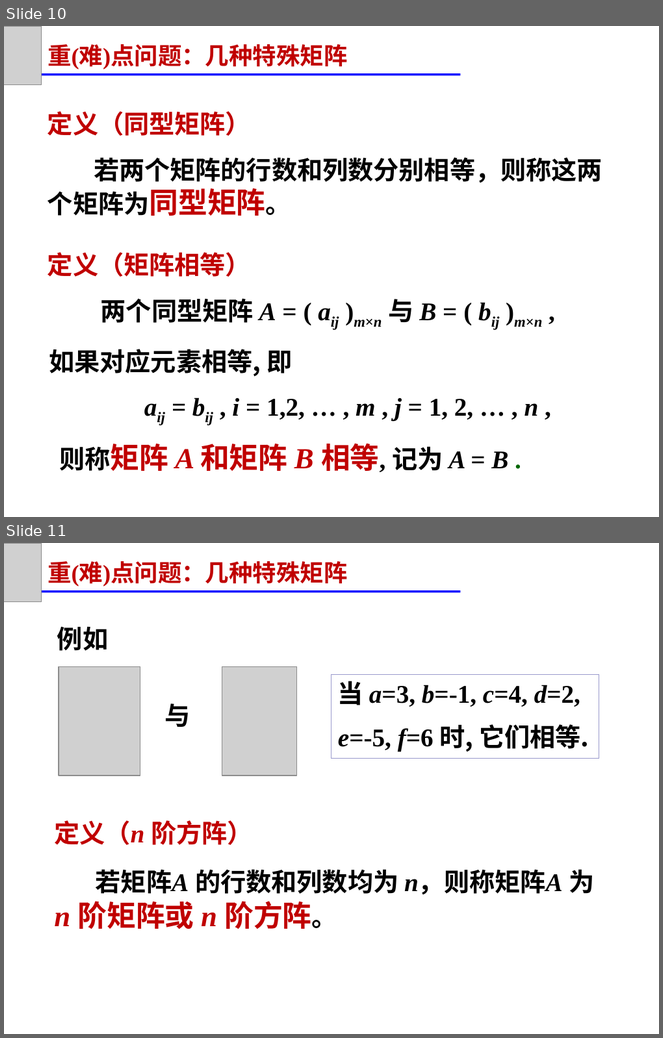
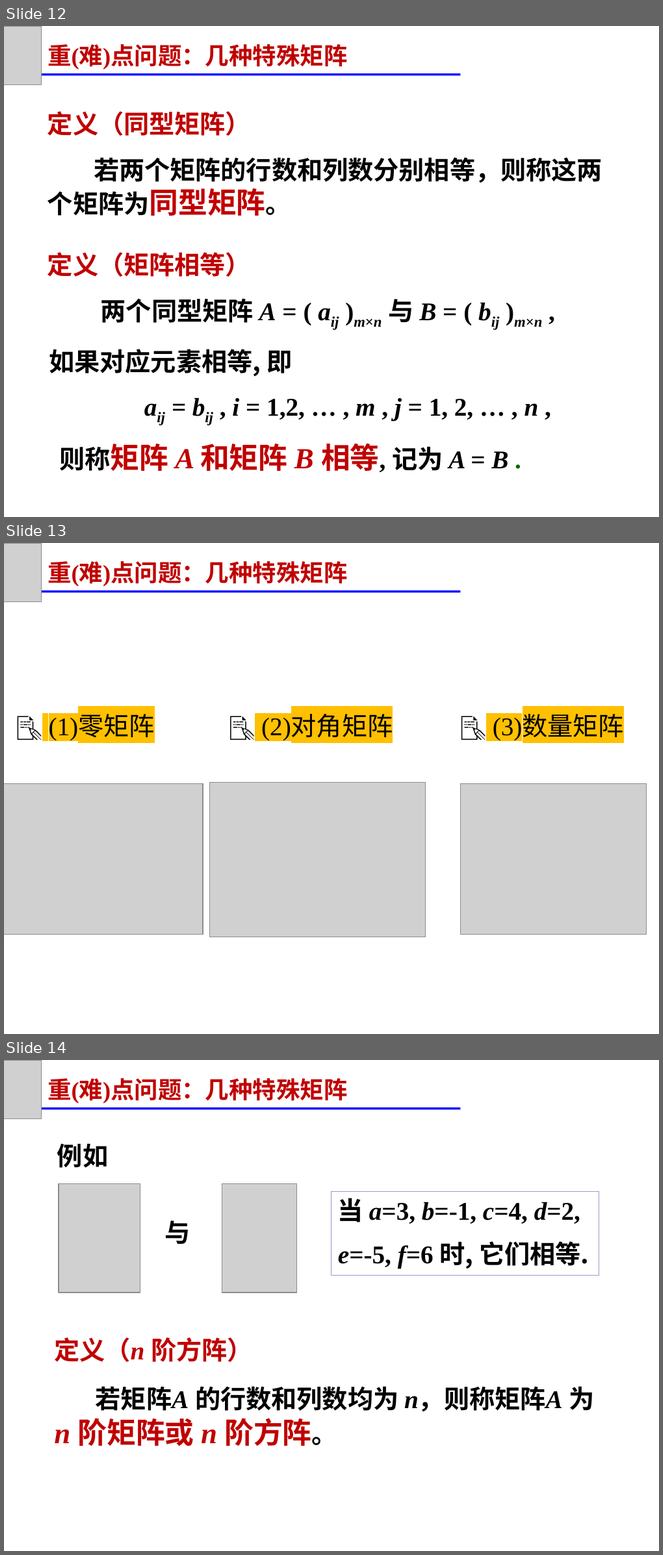
Before and after one commit to zeemeil/zeemeil.github.io, a slide deck: files/2025_2_LM/1021_0201.pptx. Shown one above the other, each under a label of ours: slides 10 and 11 before the commit, slides 12, 13 and 14 after it. The pictures are 663x1038 and 663x1555 pixels, drawn with LibreOffice and Linux fonts; fonts in the diff are those of the drawing; grey boxes stand for pictures. Boxes give left, top, right and bottom in pixels: in the first picture for what was removed or moved away, otherwise in the second. Text is boxed around its words. In the diff, an @@ line names an element or a change of style, - is before the commit and + after.

```diff
--- a/files/2025_2_LM/1021_0201.pptx
+++ b/files/2025_2_LM/1021_0201.pptx
@@ slide 13 added at (x1=4, y1=543, x2=659, y2=1034), background #FFFFFF @@
@@ picture added at (x1=4, y1=543, x2=41, y2=602) @@
@@ text added at (x1=48, y1=561, x2=347, y2=587), 26 pt, text #C00000, bold @@
+重(难)点问题：几种特殊矩阵
@@ line added from (10, 592) to (461, 592), #0000FF 2.25 pt @@
@@ text added at (x1=49, y1=716, x2=155, y2=741), 28 pt, text #000000 @@
+📝 (1)零矩阵
@@ text added at (x1=261, y1=716, x2=393, y2=741), 28 pt, text #000000 @@
+📝 (2)对角矩阵
@@ text added at (x1=493, y1=716, x2=624, y2=741), 28 pt, text #000000 @@
+📝 (3)数量矩阵
@@ picture added at (x1=4, y1=784, x2=203, y2=935) @@
@@ picture added at (x1=210, y1=782, x2=425, y2=937) @@
@@ picture added at (x1=461, y1=784, x2=647, y2=935) @@
@@ what was slide 10 is now slide 12 @@
@@ what was slide 11 is now slide 14 @@
```
Also in this commit, not shown: 7 other slides added, 21 other files.
